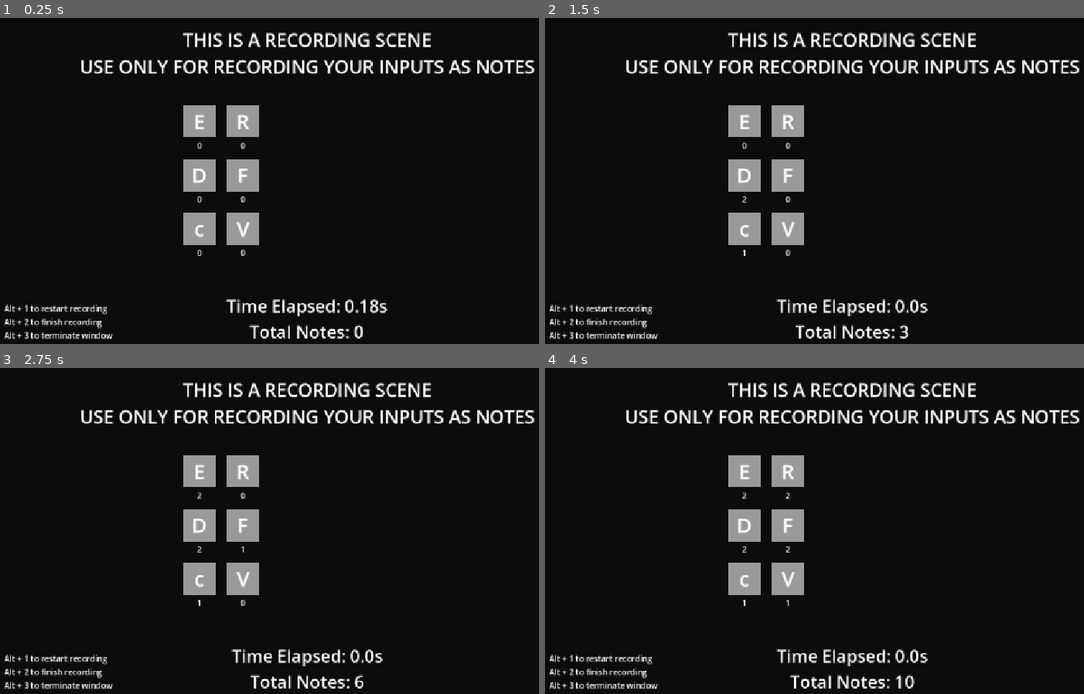
Above: before the commit, frames 1-4 (two rows, left to right).
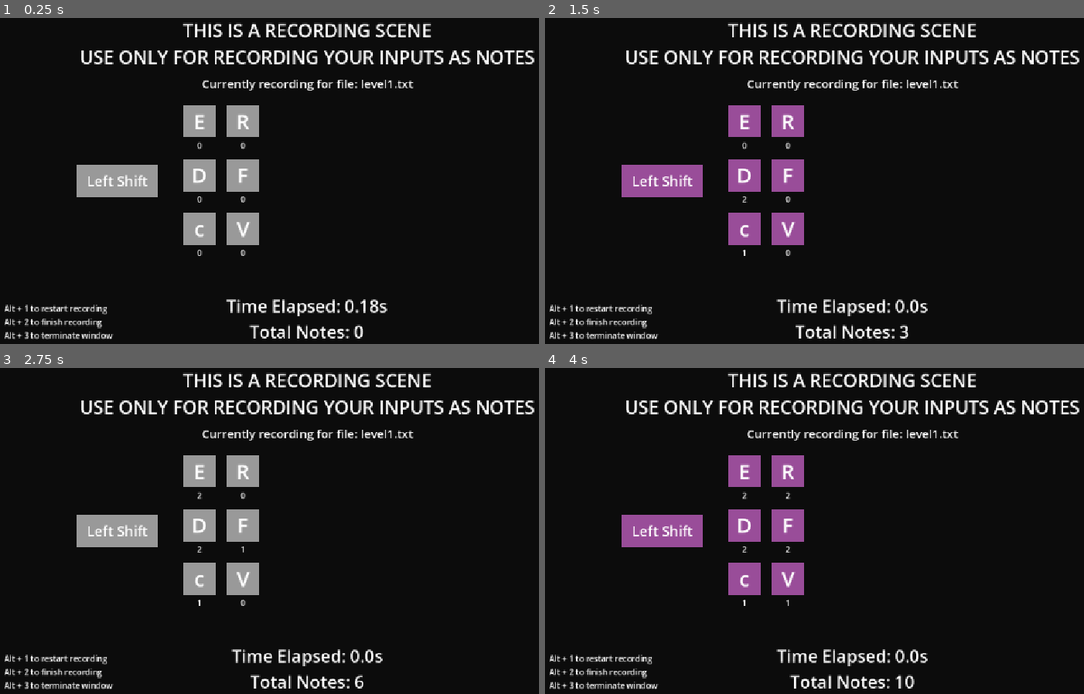
Above: after the commit, the same moments.

Repository: YugoJr/Prototype
Game: Godot game, scene res://scenes/record_scene.tscn
Two runs of this game, one before a commit and one after it. Both use one fixed random seed, a clock stepped at 60 frames per second and the inputs below. Sound files missing from this copy of the repository are replaced by a short silence.
Inputs:
- Up to frame 1 (0.25 s): no input
- Up to frame 2 (1.5 s): tap Enter at 0.5 s; hold C (noteC) 0.53-1.28 s; tap D (noteD) at 0.8, 1.35 s; hold Shift (shiftLEFT, bound only after the commit) from 1.28 s (still down)
- Up to frame 3 (2.75 s): tap E (noteE) at 1.55 s; tap Space at 2 s; release Shift (shiftLEFT, bound only after the commit) at 2.03 s; hold E (noteE) from 2.03 s (still down); tap F (noteF) at 2.3 s
- Up to frame 4 (4 s): tap Enter at 2.75 s; release E (noteE) at 2.78 s; tap F (noteF) at 2.85 s; tap R (noteR) at 3.05 s; tap Space at 3.5 s; hold Shift (shiftLEFT, bound only after the commit) from 3.53 s (still down); hold R (noteR) from 3.53 s (still down); tap V (noteV) at 3.8 s

The runs differ from the first frame. In frame 1, 7.0% of the frame differs, in the area x 14-100%, y 1-55%; in frame 2, 10%, in the area x 14-100%, y 1-70%; in frame 3, 7.0%; in frame 4, 10%.

Commit message:
added left shift for recording:

Diff:
--- a/project.godot
+++ b/project.godot
@@ -56,6 +56,11 @@
 "events": [Object(InputEventKey,"resource_local_to_scene":false,"resource_name":"","device":-1,"window_id":0,"alt_press …(192 unchanged characters)…
 ]
 }
+shiftLEFT={
+"deadzone": 0.2,
+"events": [Object(InputEventKey,"resource_local_to_scene":false,"resource_name":"","device":-1,"window_id":0,"alt_pressed":false,"shift_pressed":false,"ctrl_pressed":false,"meta_pressed":false,"pressed":false,"keycode":0,"physical_keycode":4194325,"key_label":0,"unicode":0,"location":0,"echo":false,"script":null)
+]
+}
 
 [physics]
 
--- a/scenes/record_ui.tscn
+++ b/scenes/record_ui.tscn
@@ -1,6 +1,8 @@
 [gd_scene format=3 uid="uid://bv3dwqp0yq6lh"]
 
 [sub_resource type="StyleBoxFlat" id="StyleBoxFlat_wbr87"]
+
+[sub_resource type="StyleBoxFlat" id="StyleBoxFlat_6jy17"]
 
 [node name="recordUI" type="Control" unique_id=1719243649]
 layout_mode = 3
@@ -27,9 +29,9 @@
 anchor_right = 0.5
 anchor_bottom = 0.5
 offset_left = -423.5
-offset_top = -277.0
+offset_top = -295.0
 offset_right = 423.5
-offset_bottom = -180.0
+offset_bottom = -198.0
 grow_horizontal = 2
 grow_vertical = 2
 theme_override_font_sizes/font_size = 34
@@ -324,3 +326,45 @@
 grow_vertical = 0
 text = "0"
 horizontal_alignment = 1
+
+[node name="Label3" type="Label" parent="." unique_id=1726914503]
+layout_mode = 1
+anchors_preset = 8
+anchor_left = 0.5
+anchor_top = 0.5
+anchor_right = 0.5
+anchor_bottom = 0.5
+offset_left = -141.0
+offset_top = -183.0
+offset_right = 141.0
+offset_bottom = -160.0
+grow_horizontal = 2
+grow_vertical = 2
+theme_override_font_sizes/font_size = 22
+text = "Currently recording for file: level1.txt"
+horizontal_alignment = 1
+vertical_alignment = 1
+
+[node name="shiftL" type="Panel" parent="." unique_id=1429952790]
+layout_mode = 1
+anchors_preset = 4
+anchor_top = 0.5
+anchor_bottom = 0.5
+offset_left = 148.0
+offset_top = -20.0
+offset_right = 298.0
+offset_bottom = 40.0
+grow_vertical = 2
+theme_override_styles/panel = SubResource("StyleBoxFlat_6jy17")
+
+[node name="Label" type="Label" parent="shiftL" unique_id=1166147646]
+layout_mode = 1
+anchors_preset = 15
+anchor_right = 1.0
+anchor_bottom = 1.0
+grow_horizontal = 2
+grow_vertical = 2
+theme_override_font_sizes/font_size = 26
+text = "Left Shift"
+horizontal_alignment = 1
+vertical_alignment = 1
--- a/scripts/record.gd
+++ b/scripts/record.gd
@@ -1,12 +1,17 @@
 extends Node2D
 
 var start_time: float
+var toRecord = "level1.txt"
+
+var leftShift = false
 
 var recording = []
 
 func _ready() -> void:
 	start_time = Time.get_ticks_msec() / 1000.0
 	$music.play()
+	$CanvasLayer/recordUI/Label3.text = "Currently recording for file: " + toRecord
+	print(">>> STARTING RECORDING")
 
 var totalNotes = 0
 
@@ -34,13 +39,22 @@
 	elif event.is_action_pressed("noteV"):
 		saveNote(global.convertToKeyStr(5), float(getSub($music.get_playback_position())))
 
+	if event.is_action_pressed("shiftLEFT"):
+		leftShift = true
+	elif event.is_action_released("shiftLEFT"):
+		leftShift = false
+
 func _process(_delta: float) -> void:
 	$CanvasLayer/recordUI/time.text = "Time Elapsed: " +  getSub($music.get_playback_position()) + "s\nTotal Notes: " + str(totalNotes)
+	updateShift()
 
 
 func saveNote(keyStr, time):
 	totalNotes += 1
-	recording.append({"key": keyStr, "time": time})
+	if leftShift:
+		recording.append({"key": keyStr + "shift", "time": time})
+	else:
+		recording.append({"key": keyStr, "time": time})
 	get_node("CanvasLayer/recordUI/noteGroup/" + keyStr + "/count").text = str(int(get_node("CanvasLayer/recordUI/noteGroup/" + keyStr + "/count").text) + 1)
 	print(keyStr + ": " + str(time) + "s")
 
@@ -55,16 +69,32 @@
 
 func saveRecording():
 	print(">>> SAVING RECORDING...")
-	var file = FileAccess.open("res://levels/level1.txt", FileAccess.WRITE)
+	var file = FileAccess.open("res://levels/" + toRecord, FileAccess.WRITE)
 
 	file.store_line("}")
 	var index = 0
 	for note in recording:
 		index += 1
-		var line = "\"" + note["key"] + "\": " + str(note["time"]) + ","
-		file.store_line(str(index) + ". " + line)
+		var line = "\"" + note["key"] + "\": " + str(note["time"])
+		if index < recording.size():
+			line = line + ","
+		file.store_line(line)
 
 	file.store_line("}")
 	file.close()
 	print(">>> RECORDING SAVED SUCCESSFULLY")
 	get_tree().quit()
+
+
+
+func updateShift():
+	var leftPanel = $CanvasLayer/recordUI/shiftL
+	var notesPanel = $CanvasLayer/recordUI/noteGroup.get_children()
+	if leftShift:
+		leftPanel.self_modulate.g = 0.5
+		for note in notesPanel:
+			note.self_modulate.g = 0.5
+	else:
+		leftPanel.self_modulate.g = 1
+		for note in notesPanel:
+			note.self_modulate.g = 1
Binary file added: assets/fonts/LilitaOne-Regular.ttf
Not shown, added: assets/fonts/LilitaOne-Regular.ttf.import
Not shown, changed: levels/level1.txt
